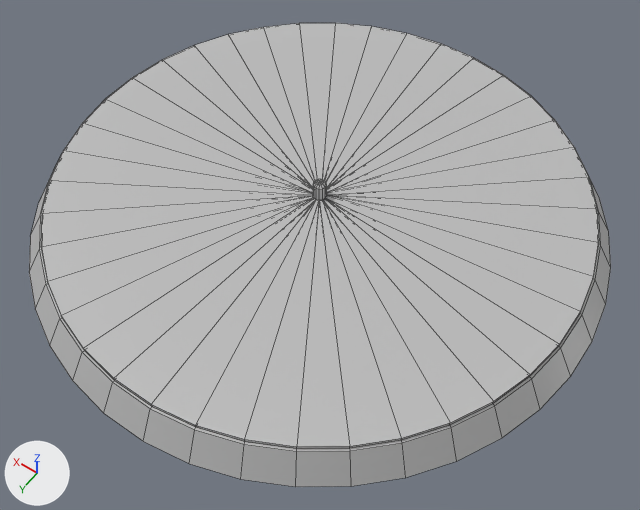
Two versions of the FBX model Assets/AA_Assets/Record/Record.fbx, one commit apart.
One viewpoint serves both versions: a camera (50 mm lens) standing at (-0.509, 0.576, 0.919) and looking at (-0.127, 0.041, 0.077). Arrows for +X, +Y and +Z are at lower left; the lights stay in place. Mesh edges are drawn as thin lines. Where no turn or scale is listed for an object, it has been applied to the vertices.

Objects in the first picture: 'Record'.
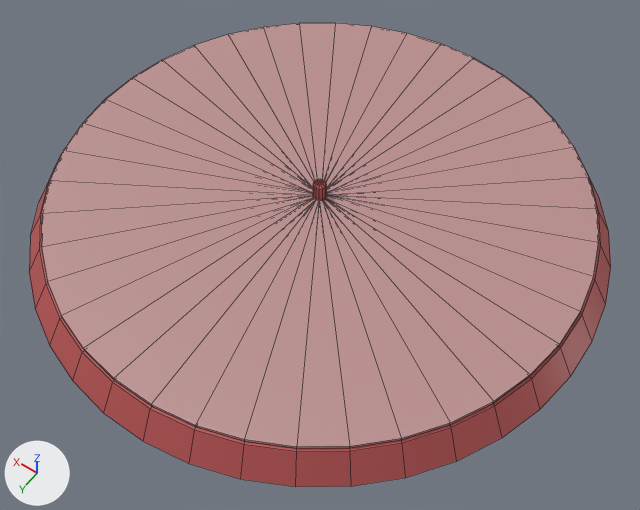
Edits to the bpy script that builds the scene:
```text
Add mat_record4:
    mat_record4 = principled_material('Record4')
    mat_record4.base_color = (0.5, 0.279, 0.279)  # pink #bc9090
Add mat_turntable:
    mat_turntable = principled_material('Turntable')
    mat_turntable.base_color = (0.5, 0.0915, 0.0915)  # brown #bc5555
Change me_mesh:
    where me_mesh.from_pydata(...)  # 226 vertices, 252 faces; spans x -0.35..0.35, y -0.35..0.35, z -0.031..0.031
    used by ob_record; location = (-0.096, -0.002, 0.118)
    me_mesh part 1: 133 of the faces centred in x -0.327..0.327, y -0.327..0.327, z 0.006..0.009 switch from mat_lambert1 (grey #bcbcbc) to mat_record4 (pink #bc9090)
    me_mesh part 2: 80 of the faces centred in x -0.34..0.34, y -0.34..0.34, z -0.013..0.006 switch from mat_lambert1 (grey #bcbcbc) to mat_turntable (brown #bc5555)
    me_mesh part 3: 39 of the faces centred in x -0.007..0.008, y -0.008..0.008, z 0.018..0.031 switch from mat_lambert1 (grey #bcbcbc) to mat_turntable (brown #bc5555)
```

Pixel boxes [x1, y1, x2, y2] of what changed, in the pictures (640 x 510 px):
part 1 of me_mesh, recoloured (grey to pink): [41, 23, 599, 448] in both
part 2 of me_mesh, recoloured (grey to brown): [29, 151, 611, 487] in both
part 3 of me_mesh, recoloured (grey to brown): [313, 179, 327, 200] in both
